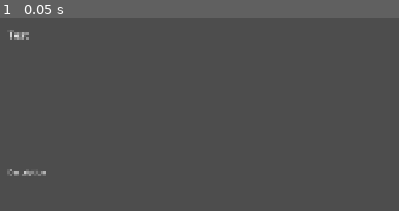
Above: before the commit, frame 1.
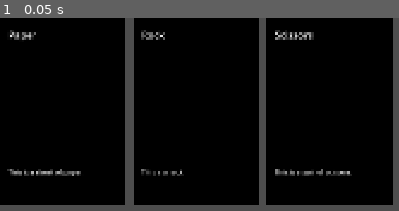
Above: after the commit, the same moment.

Repository: evanwiseman/rock-paper-blackjack
Game: Godot game, scene res://hand.tscn
The game is run twice, just before and just after one commit, with the same random seed, the same clock (stepped at 60 frames per second) and the same inputs. Before the commit the project starts from res://card.tscn.
Inputs:
- Up to frame 1 (0.05 s): no input

The runs differ from the first frame. In frame 1, 91% of the frame differs, in the area x 0-99%, y 0-97%.

Commit message:
add hand

Diff:
--- a/card.gd
+++ b/card.gd
@@ -1,7 +1,10 @@
 extends Area2D
+class_name Card
 
 @export var face_up: bool = true
 @export var data: CardData
+@export var front_background: Texture2D
+@export var back_background: Texture2D
 
 func _ready() -> void:
 	load_front()
@@ -10,19 +13,18 @@
 
 func load_front() -> void:
 	var front = $Visuals/Front
-	front.get_node("Background").texture = data.front_background
+	front.get_node("Background").texture = front_background
 	front.get_node("Layout/NameLabel").text = data.name
 	front.get_node("Layout/Art").texture = data.art
 	front.get_node("Layout/DescriptionLabel").text = data.description
 
 func load_back() -> void:
 	var back = $Visuals/Back
-	back.get_node("Background").texture = data.back_background
+	back.get_node("Background").texture = back_background
 
 func update_card() -> void:
 	$Visuals/Front.visible = face_up
 	$Visuals/Back.visible = !face_up
 
-
 func flip():
 	face_up = !face_up
--- a/card.tscn
+++ b/card.tscn
@@ -9,6 +9,12 @@
 description = "Description"
 metadata/_custom_type_script = "uid://o3cxqgy2hsjq"
 
+[sub_resource type="Gradient" id="Gradient_rjlel"]
+
+[sub_resource type="GradientTexture2D" id="GradientTexture2D_q5obu"]
+gradient = SubResource("Gradient_rjlel")
+fill_to = Vector2(0, 0)
+
 [sub_resource type="RectangleShape2D" id="RectangleShape2D_nxf5b"]
 size = Vector2(300, 450)
 
@@ -17,6 +23,7 @@
 [node name="Card" type="Area2D"]
 script = ExtResource("1_rjlel")
 data = SubResource("Resource_q5obu")
+front_background = SubResource("GradientTexture2D_q5obu")
 metadata/_edit_group_ = true
 
 [node name="CollisionShape2D" type="CollisionShape2D" parent="."]
--- a/card_data.gd
+++ b/card_data.gd
@@ -4,5 +4,3 @@
 @export var name: String
 @export var description: String
 @export var art: Texture2D
-@export var front_background: Texture2D
-@export var back_background: Texture2D
--- /dev/null
+++ b/data/paper.tres
@@ -0,0 +1,9 @@
+[gd_resource type="Resource" script_class="CardData" load_steps=2 format=3 uid="uid://bxhyngq68btso"]
+
+[ext_resource type="Script" uid="uid://o3cxqgy2hsjq" path="res://card_data.gd" id="1_lyrb1"]
+
+[resource]
+script = ExtResource("1_lyrb1")
+name = "Paper"
+description = "This is a sheet of paper."
+metadata/_custom_type_script = "uid://o3cxqgy2hsjq"
--- /dev/null
+++ b/data/rock.tres
@@ -0,0 +1,9 @@
+[gd_resource type="Resource" script_class="CardData" load_steps=2 format=3 uid="uid://dv2lnnj1lrmsf"]
+
+[ext_resource type="Script" uid="uid://o3cxqgy2hsjq" path="res://card_data.gd" id="1_a68kj"]
+
+[resource]
+script = ExtResource("1_a68kj")
+name = "Rock"
+description = "This is a rock."
+metadata/_custom_type_script = "uid://o3cxqgy2hsjq"
--- /dev/null
+++ b/data/scissors.tres
@@ -0,0 +1,9 @@
+[gd_resource type="Resource" script_class="CardData" load_steps=2 format=3 uid="uid://bar8qdnnrjvoj"]
+
+[ext_resource type="Script" uid="uid://o3cxqgy2hsjq" path="res://card_data.gd" id="1_oqgwy"]
+
+[resource]
+script = ExtResource("1_oqgwy")
+name = "Scissors"
+description = "This is a pair of scissors."
+metadata/_custom_type_script = "uid://o3cxqgy2hsjq"
--- /dev/null
+++ b/hand.gd
@@ -0,0 +1,46 @@
+extends Node2D
+
+@export var is_player: bool = true
+@export var card_spacing: int = 320
+
+# Logical hand
+@export var cards_data: Array[CardData] = []
+
+# Visual hand
+var cards: Array[Card] = []
+var card_scene: PackedScene = preload("res://card.tscn")
+
+func _ready() -> void:
+	for card_data in cards_data:
+		add_card_from_data(card_data)
+
+func add_card_from_data(card_data: CardData) -> void:
+	var card_instance: Card = card_scene.instantiate() as Card
+	card_instance.data = card_data
+	card_instance.face_up = is_player
+
+	add_child(card_instance)
+	cards.append(card_instance)
+
+	update_card_positions()
+
+
+func add_card_instance(card_instance: Card) -> void:
+	card_instance.face_up = is_player
+	add_child(card_instance)
+
+	cards.append(card_instance)
+	cards_data.append(card_instance.data)
+
+	update_card_positions()
+
+func update_card_positions():
+	var total = cards.size()
+	if total == 0:
+		return
+
+	# Spread cards horizontally, centered
+	var start_x = 0
+	for i in range(total):
+		var card = cards[i]
+		card.position = Vector2(start_x + i * card_spacing, 0)
--- /dev/null
+++ b/hand.tscn
@@ -0,0 +1,11 @@
+[gd_scene load_steps=6 format=3 uid="uid://dgwl2uele7h8w"]
+
+[ext_resource type="Script" uid="uid://en1qyifvsmg7" path="res://hand.gd" id="1_u4p2i"]
+[ext_resource type="Script" uid="uid://o3cxqgy2hsjq" path="res://card_data.gd" id="2_e75s6"]
+[ext_resource type="Resource" uid="uid://bxhyngq68btso" path="res://data/paper.tres" id="3_wymn8"]
+[ext_resource type="Resource" uid="uid://dv2lnnj1lrmsf" path="res://data/rock.tres" id="4_3q536"]
+[ext_resource type="Resource" uid="uid://bar8qdnnrjvoj" path="res://data/scissors.tres" id="5_6wjrw"]
+
+[node name="Hand" type="Node2D"]
+script = ExtResource("1_u4p2i")
+cards_data = Array[ExtResource("2_e75s6")]([ExtResource("3_wymn8"), ExtResource("4_3q536"), ExtResource("5_6wjrw")])
--- a/project.godot
+++ b/project.godot
@@ -11,7 +11,7 @@
 [application]
 
 config/name="rock-paper-blackjack"
-run/main_scene="uid://bhar3sia31nb0"
+run/main_scene="uid://dgwl2uele7h8w"
 config/features=PackedStringArray("4.5", "Forward Plus")
 config/icon="res://icon.svg"
 
Not shown: 1 places in card.tscn that only renumber resources
Not shown, added: hand.gd.uid
